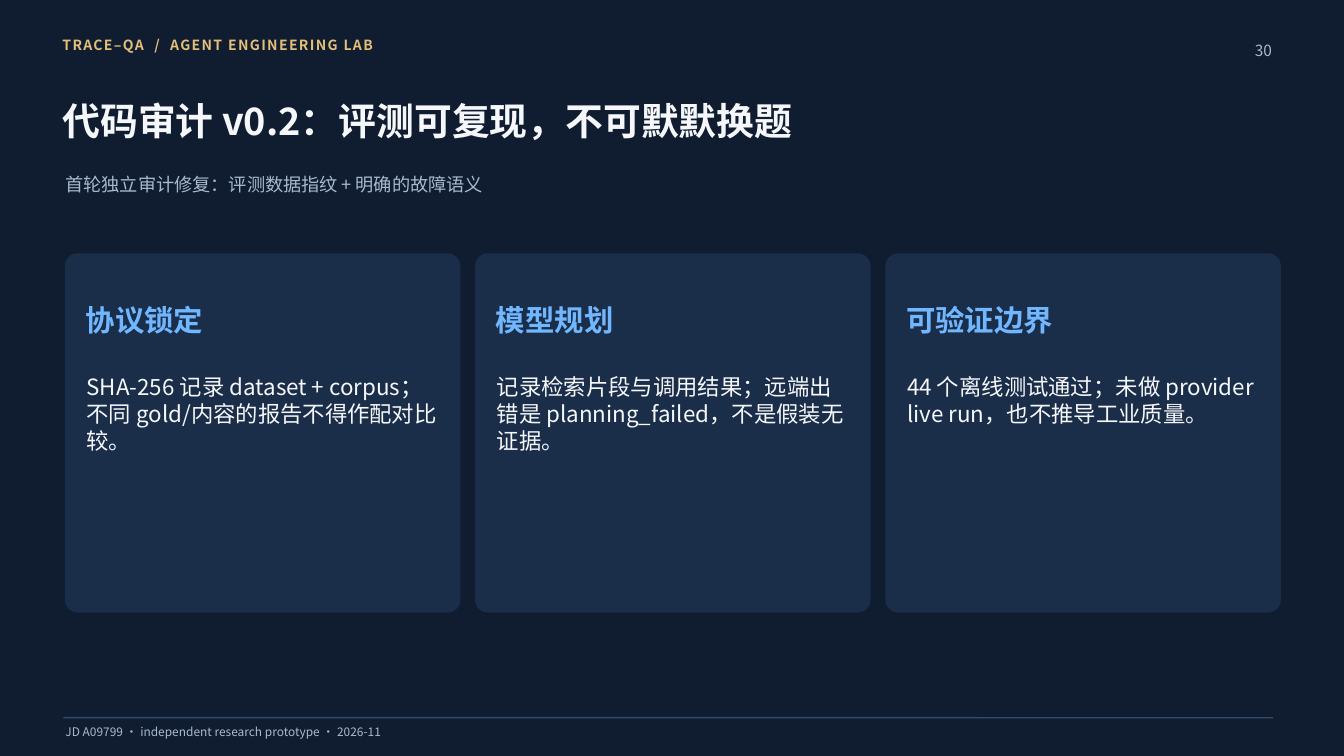
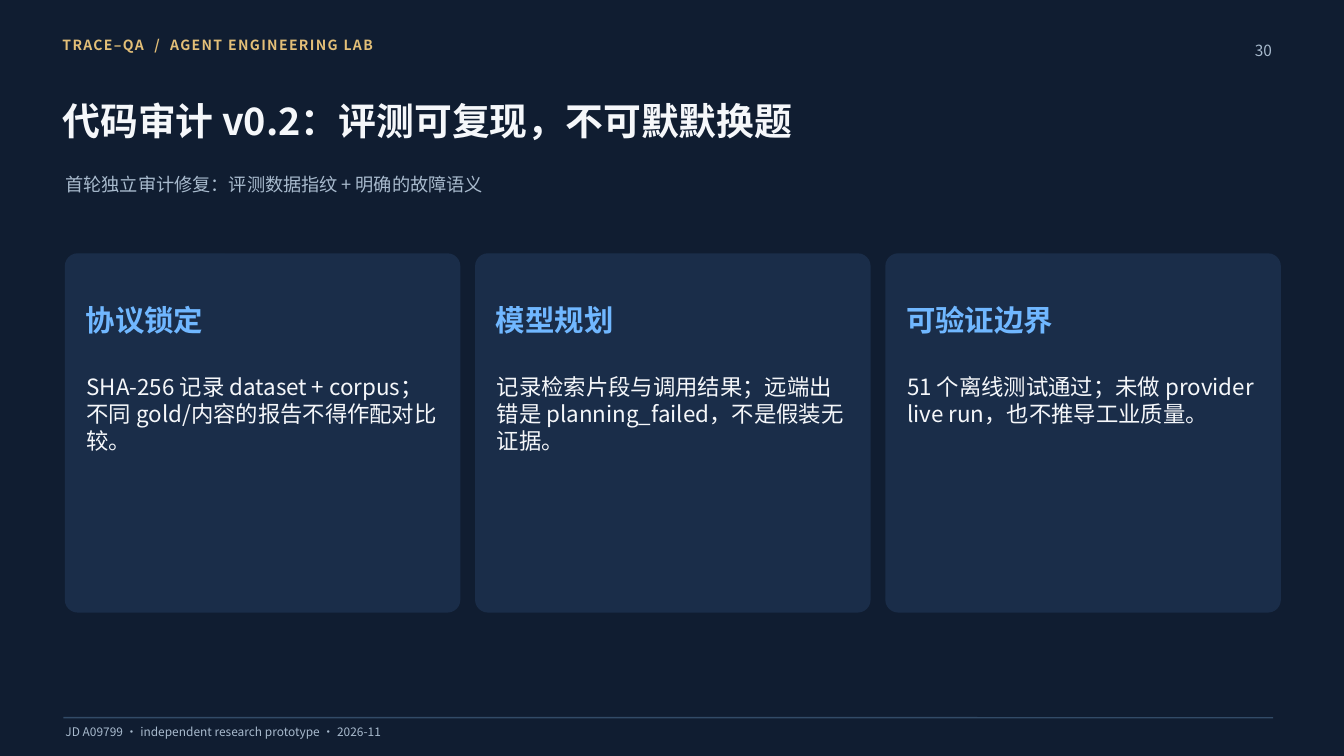
Before and after one commit to Angusliu6/xiaomi-agent-engineering-intern, a slide deck: slide 30 of slides/TRACE-QA-Agent-Engineering-Course.pptx. Drawn at 1344x756 pixels with LibreOffice and Linux fonts; fonts in the diff are those of the drawing. Boxes give left, top, right and bottom in pixels: in the first picture for what was removed or moved away, otherwise in the second. Text is boxed around its words. In the diff, an @@ line names an element or a change of style, - is before the commit and + after.

Commit message:
docs: sync 51-test evidence in final PPT and handbook

```diff
--- a/slides/TRACE-QA-Agent-Engineering-Course.pptx
+++ b/slides/TRACE-QA-Agent-Engineering-Course.pptx
@@ text at <box>907,376,1253,424</box>: text changed @@
-44 个离线测试通过；未做 provider live run，也不推导工业质量。
+51 个离线测试通过；未做 provider live run，也不推导工业质量。
```
Also in this commit, not shown: 1 other file.
